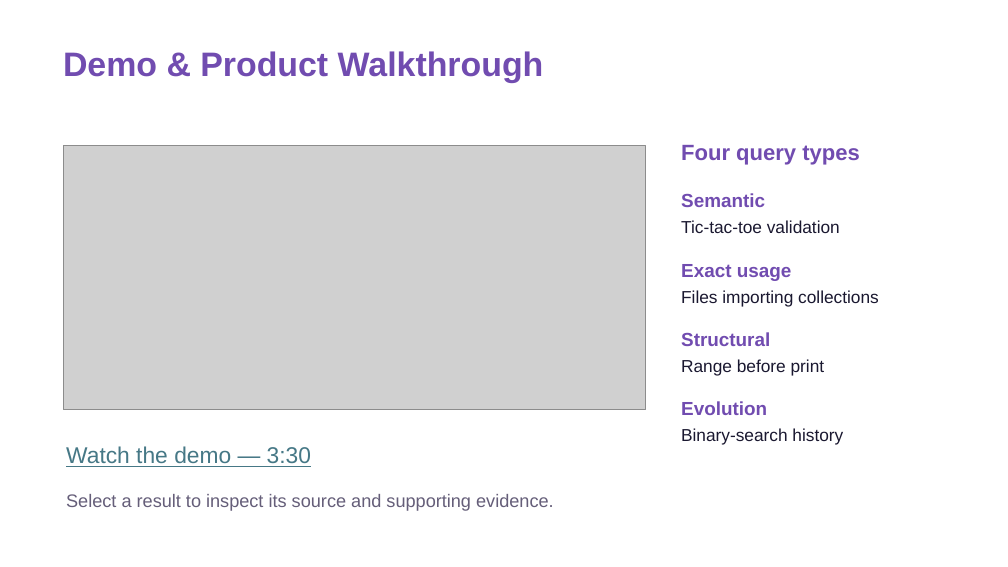
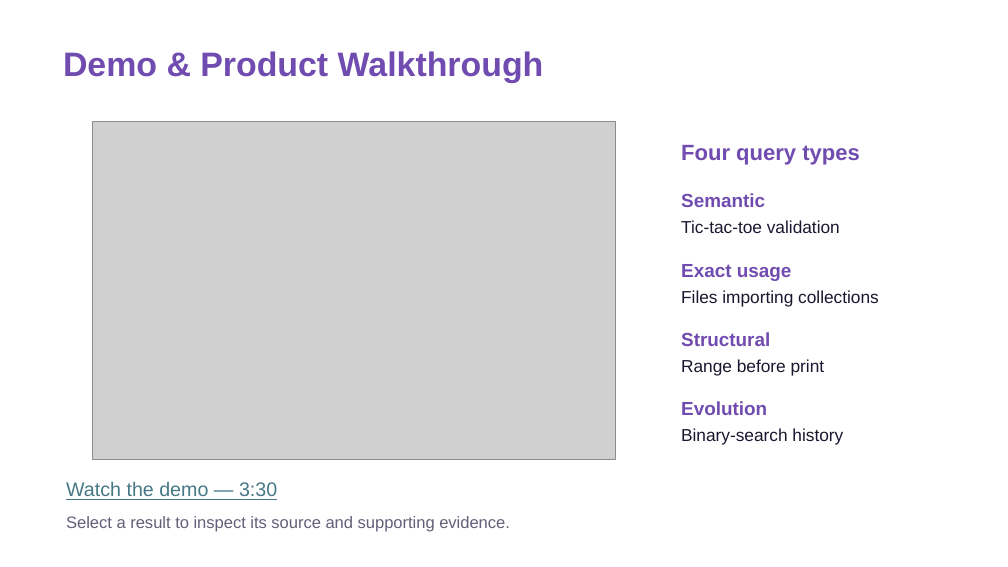
Before and after one commit to SinghDevansh-2006/prism-code-intelligence, a slide deck: slide 5 of submission/SRM_Team_Ctrl_Alt_Elite_1_Submission.pptx. Drawn at 1008x567 pixels with LibreOffice and Linux fonts; fonts in the diff are those of the drawing; grey boxes stand for pictures. Boxes give left, top, right and bottom in pixels: in the first picture for what was removed or moved away, otherwise in the second. Text is boxed around its words. In the diff, an @@ line names an element or a change of style, - is before the commit and + after.

Commit message:
Replace demo slide with full-resolution UI screenshot

```diff
--- a/submission/SRM_Team_Ctrl_Alt_Elite_1_Submission.pptx
+++ b/submission/SRM_Team_Ctrl_Alt_Elite_1_Submission.pptx
@@ picture: place and size @@
-picture at bbox=[63, 145, 646, 410]
+picture at bbox=[93, 121, 616, 460]
@@ text "Watch the demo — 3:30": place and size @@
-text "Watch the demo — 3:30" at bbox=[66, 446, 311, 467]
+text "Watch the demo — 3:30" at bbox=[66, 481, 277, 500]
@@ text "Watch the demo — 3:30" at bbox=[66, 481, 277, 500]: size 21.8 to 18.8 pt @@
@@ text "Select a result to inspect ...": place and size @@
-text "Select a result to inspect ..." at bbox=[66, 494, 554, 511]
+text "Select a result to inspect ..." at bbox=[66, 516, 510, 532]
@@ text "Select a result to inspect ..." at bbox=[66, 516, 510, 532]: size 17.2 to 15.8 pt @@
```
